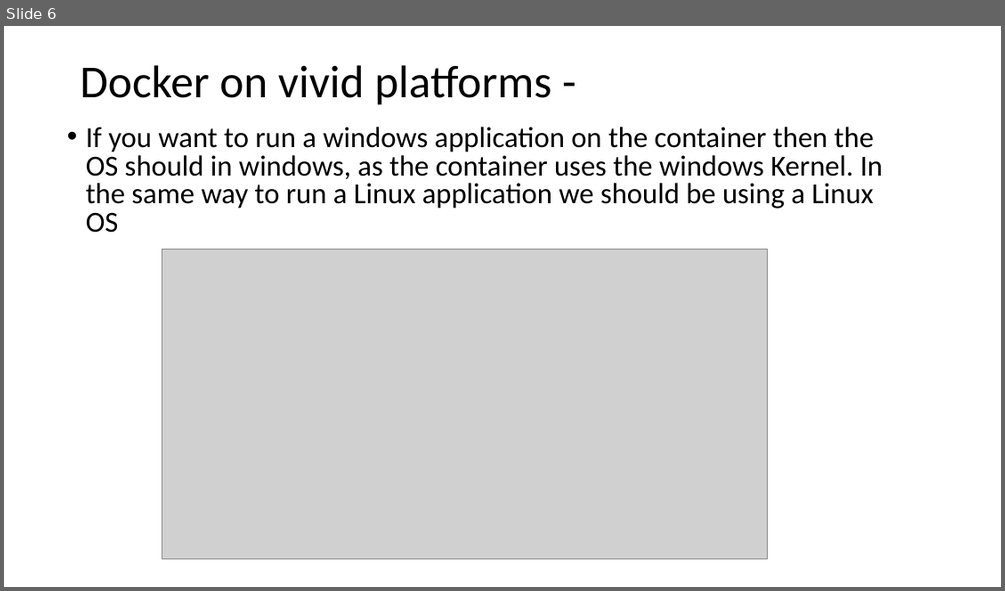
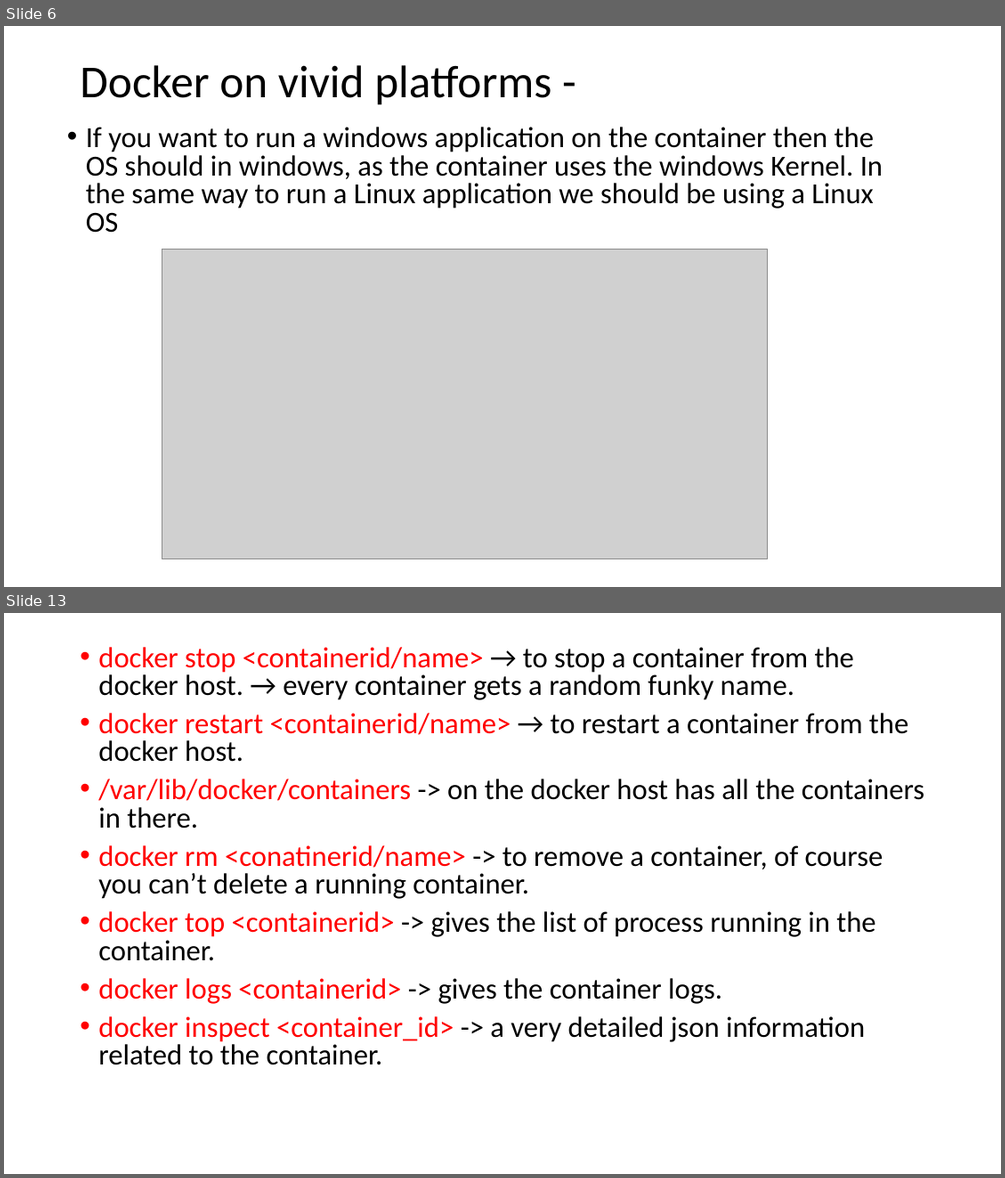
Before and after one commit to Ritesh007/Documents, a slide deck: Docker/docker.pptx. Shown one above the other, each under a label of ours: slide 6 before the commit, slides 6 and 13 after it; the slides between them are not shown. The pictures are 1005x591 and 1005x1178 pixels, drawn with LibreOffice and Linux fonts; fonts in the diff are those of the drawing; grey boxes stand for pictures. Boxes give left, top, right and bottom in pixels: in the first picture for what was removed or moved away, otherwise in the second. Text is boxed around its words. In the diff, an @@ line names an element or a change of style, - is before the commit and + after.

Commit message:
Docker ppt updated..

```diff
--- a/Docker/docker.pptx
+++ b/Docker/docker.pptx
@@ slide 13 added at box(4, 613, 1001, 1174), background #FFFFFF @@
@@ text added at box(98, 647, 924, 1065), 28 pt, text #000000 @@
+• docker stop <containerid/name> → to stop a container from the docker host. → every container gets a random funky name.
+• docker restart <containerid/name> → to restart a container from the docker host.
+• /var/lib/docker/containers -> on the docker host has all the containers in there.
+• docker rm <conatinerid/name> -> to remove a container, of course you can’t delete a running container.
+• docker top <containerid> -> gives the list of process running in the container.
+• docker logs <containerid> -> gives the container logs.
+• docker inspect <container_id> -> a very detailed json information related to the container.
```
Also in this commit, not shown: 15 other slides added.
